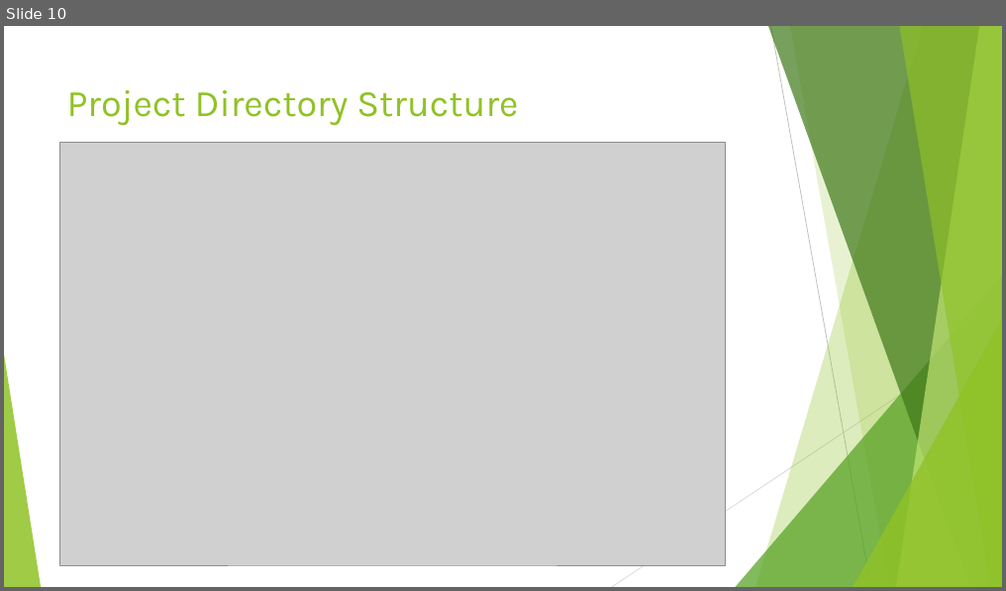
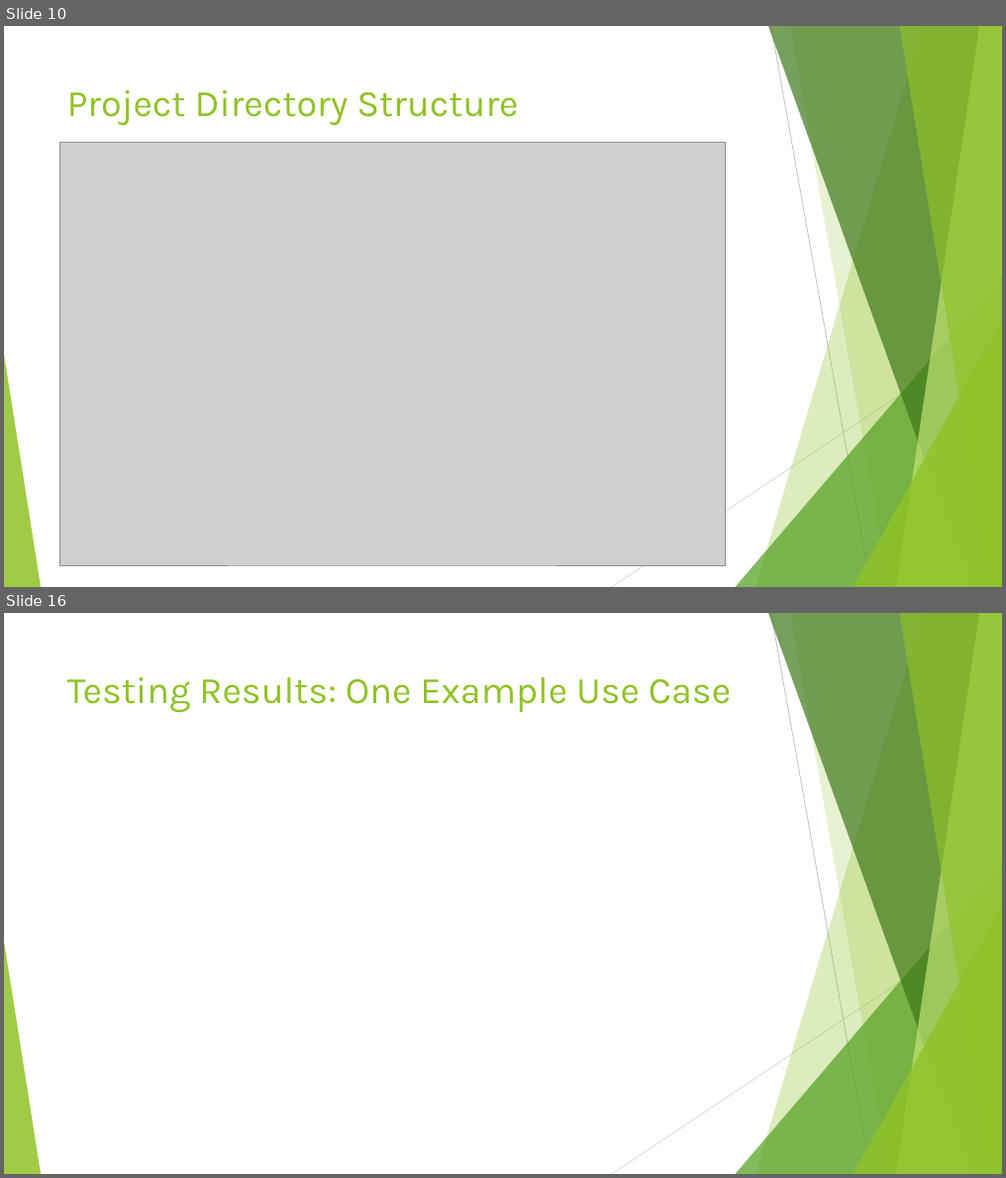
Before and after one commit to hsiddhu2/CourseProject, a slide deck: documentation/Project Presentation.pptx. Shown one above the other, each under a label of ours: slide 10 before the commit, slides 10 and 16 after it; the slides between them are not shown. The pictures are 1006x591 and 1006x1178 pixels, drawn with LibreOffice and Linux fonts; fonts in the diff are those of the drawing; grey boxes stand for pictures. Boxes give left, top, right and bottom in pixels: in the first picture for what was removed or moved away, otherwise in the second. Text is boxed around its words. In the diff, an @@ line names an element or a change of style, - is before the commit and + after.

```diff
--- a/documentation/Project Presentation.pptx
+++ b/documentation/Project Presentation.pptx
@@ slide 16 added at <box>4,613,1002,1174</box>, background #FFFFFF; not listed: 10 template elements that a slide beside it also shows @@
@@ title added at <box>67,677,731,713</box>, 36 pt, text #90C226 @@
+Testing Results: One Example Use Case
```
Also in this commit, not shown: 2 slides changed, 3 other slides added.
